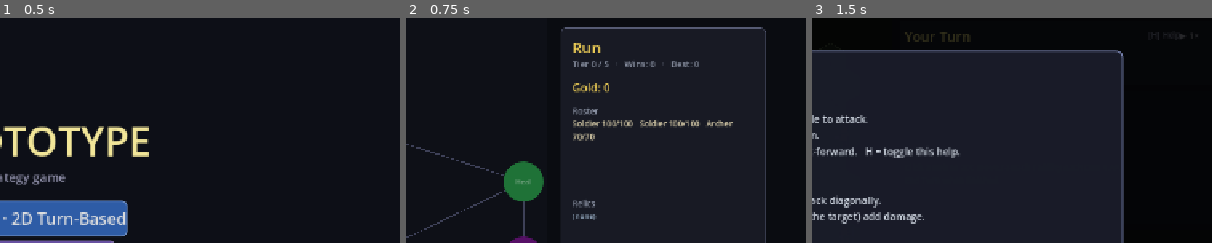
Above: before the commit, frames 1-3 (left to right).
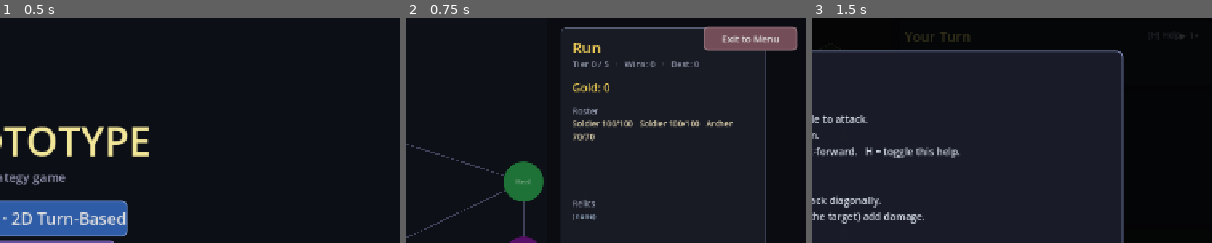
Above: after the commit, the same moments.

Repository: kabuumu/strategy-prototype
Game: Godot game, scene res://src/title/title.tscn
The game is run twice, just before and just after one commit, with the same random seed, the same clock (stepped at 60 frames per second) and the same inputs.
Inputs:
- Up to frame 1 (0.5 s): no input
- Up to frame 2 (0.75 s): click "New Game · 2D Turn-Based" at 0.5 s
- Up to frame 3 (1.5 s): click "Battle" at 1.25 s
The pictures show only the part of the screen within x 49-99%, y 1-51%; the shares and areas given below are measured in that part.

Frame 1 is identical in both runs. In frame 2, 2.6% of the frame differs, in the area x 74-98%, y 3-15%; in frame 3, nothing differs.

Commit message:
Campaign: exit to main menu from the map
level_select now has an "Exit to Menu" button (top-right) and ESC shortcut
that returns to the title screen. The run is saved first (when not yet
cleared), so the title's "Continue Run" resumes exactly where you left off.
ESC is ignored while a shop/unit popup is open.

Co-Authored-By: Claude Opus 4.8 <noreply@anthropic.com>

Diff:
--- a/src/level_select/level_select.gd
+++ b/src/level_select/level_select.gd
@@ -58,7 +58,20 @@
 		GameManager.save_run()
 	else:
 		GameManager.clear_run()
+	# Exit to the main menu (the run is already saved above, so Continue resumes)
+	add_child(UITheme.button("Exit to Menu", Vector2(1108.0, 22.0), Vector2(150.0, 38.0),
+		Color(0.45, 0.30, 0.34), _on_exit_to_menu, 15))
 	_refresh()
+
+func _on_exit_to_menu() -> void:
+	if GameManager.current_tier < GameManager.MAP_TIERS:
+		GameManager.save_run()   # keep the run resumable
+	get_tree().change_scene_to_file("res://src/title/title.tscn")
+
+func _unhandled_input(event: InputEvent) -> void:
+	if event is InputEventKey and event.pressed and not event.echo and event.keycode == KEY_ESCAPE:
+		if _popup == null:   # don't exit if a popup (shop/unit pick) is open
+			_on_exit_to_menu()
 
 func _draw() -> void:
 	# Background
